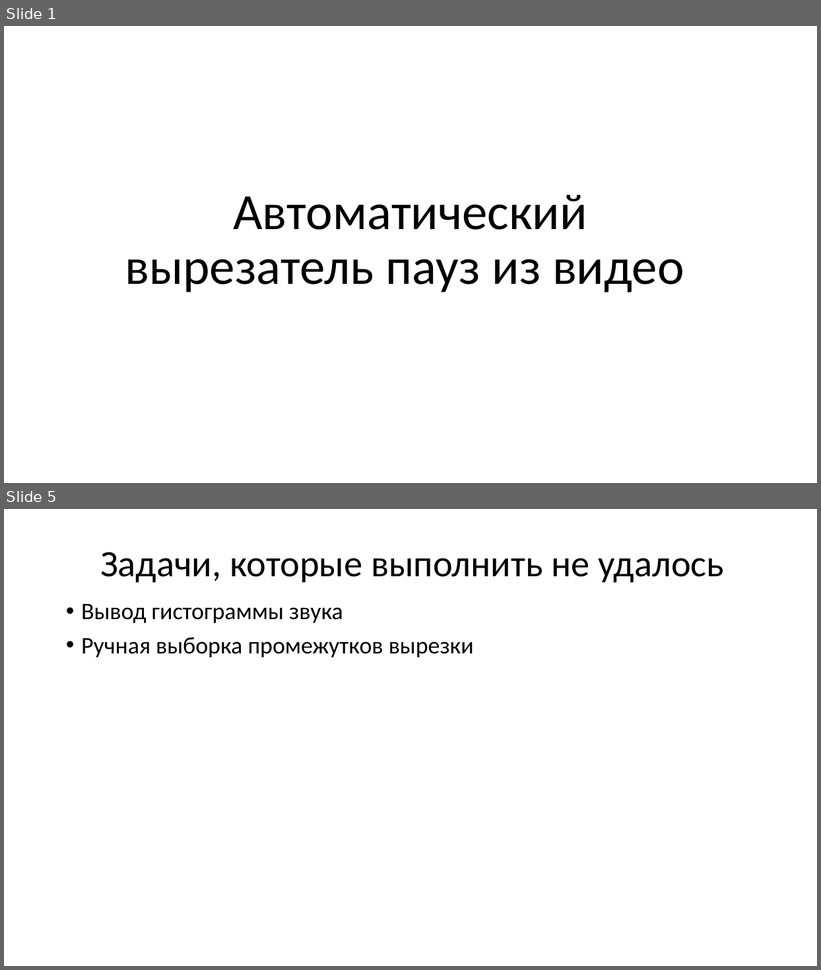
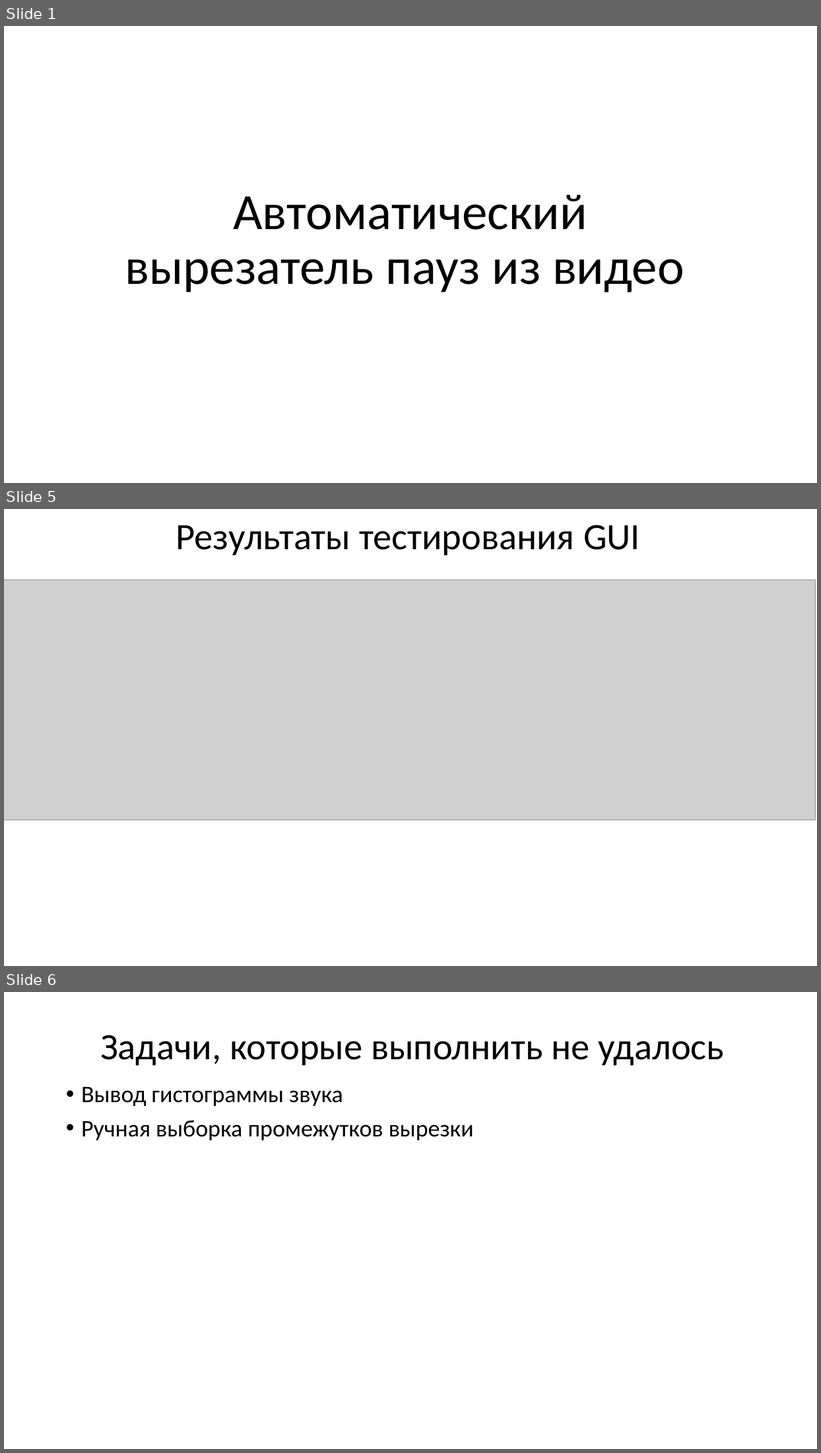
Before and after one commit to moevm/mse_automatic_pause_cutter_from_video, a slide deck: docs/step_3.pptx. Shown one above the other, each under a label of ours: slides 1 and 5 before the commit, slides 1, 5 and 6 after it; the slides between them are not shown. The pictures are 821x970 and 821x1453 pixels, drawn with LibreOffice and Linux fonts; fonts in the diff are those of the drawing; grey boxes stand for pictures. Boxes give left, top, right and bottom in pixels: in the first picture for what was removed or moved away, otherwise in the second. Text is boxed around its words. In the diff, an @@ line names an element or a change of style, - is before the commit and + after.

```diff
--- a/docs/step_3.pptx
+++ b/docs/step_3.pptx
@@ slide 5 added at (4,509,817,966), background #FFFFFF @@
@@ title added at (176,525,640,555), 44 pt, text #000000 @@
+Результаты тестирования GUI
@@ picture added at (4,580,815,820) @@
@@ what was slide 5 is now slide 6 @@
```
Also in this commit, not shown: 3 slides changed, 1 other file.
